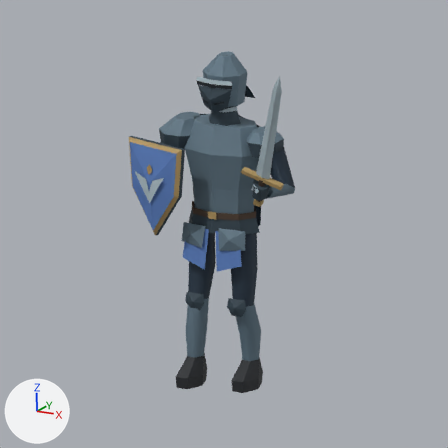
A saved change to the Blender file assets/blender/human-infantry.blend.
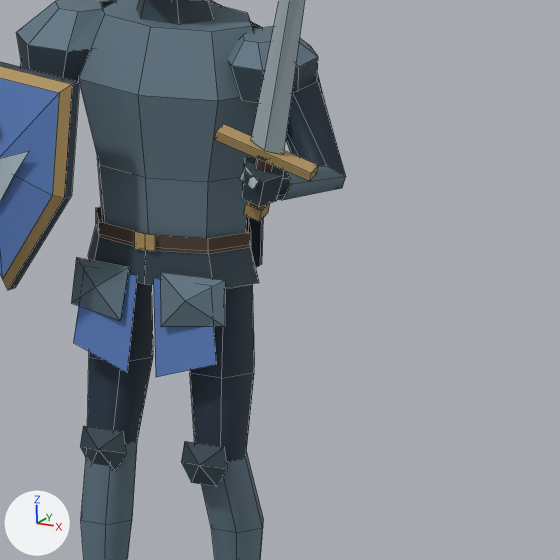
There are two pictures of each version: one from the file's camera 'TLB Study Camera', one close up on the part from 34% to 86% of the width and 26% to 78% of the height. Arrows for +X, +Y and +Z are at lower left; the lights stay in place. The last two pictures show the newer version. The close-ups show mesh edges as thin lines.

Names of what the first close-up shows: 'Refined body', 'Refined legL', 'Refined legR', 'Refined weapon'.
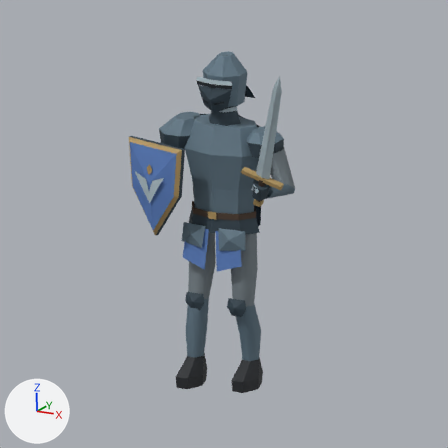
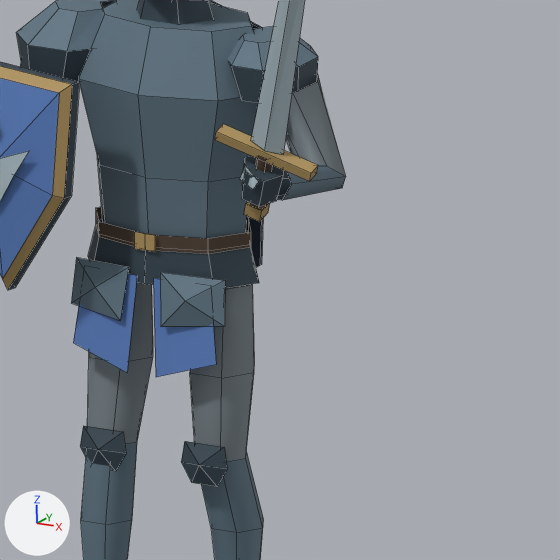
Changed parts and their boxes (x1, y1, x2, y2) in the close-ups (560 x 560 px):
part 1 of me_infantry_legl_005, recoloured (dark blue to grey)
    both: (88, 282, 153, 444)
part 2 of me_infantry_legr_005, recoloured (dark blue to grey)
    both: (190, 284, 255, 462)
part 3 of me_infantry_weapon_005, recoloured (dark blue to grey)
    both: (286, 75, 346, 177)

Patch to the scene script:
```diff
--- a/assets/blender/human-infantry.blend.py
+++ b/assets/blender/human-infantry.blend.py
@@ mat_tlb_infantry_mail @@
+mat_tlb_infantry_mail = principled_material('TLB Infantry mail')
+mat_tlb_infantry_mail.base_color = (0.195, 0.235, 0.258)  # grey #7a858b
+mat_tlb_infantry_mail.metallic = 0.12
+mat_tlb_infantry_mail.roughness = 0.72
@@ me_infantry_legl_005 @@
 me_infantry_legl_005.from_pydata(...)  # 55 vertices, 44 faces; spans x -0.8..0.71, y -1.79..0.58, z -7.58..0.0
 # used by ob_refined_legl; parent = ob_infantry_refined; location = (-1.12, 0.0, 7.8)
+# me_infantry_legl_005 part 1: all 12 faces that had it switch from mat_tlb_infantry_cloth (dark blue #263747) to mat_tlb_infantry_mail (grey #7a858b)
 me_infantry_legl_005.materials.append(mat_tlb_infantry_steel)
@@ me_infantry_legr_005 @@
 me_infantry_legr_005.from_pydata(...)  # 55 vertices, 44 faces; spans x -0.71..0.8, y -1.07..0.87, z -7.58..0.0
 # used by ob_refined_legr; parent = ob_infantry_refined; location = (1.12, 0.0, 7.8)
+# me_infantry_legr_005 part 2: all 12 faces that had it switch from mat_tlb_infantry_cloth (dark blue #263747) to mat_tlb_infantry_mail (grey #7a858b)
 me_infantry_legr_005.materials.append(mat_tlb_infantry_steel)
@@ me_infantry_weapon_005 @@
 me_infantry_weapon_005.from_pydata(...)  # 71 vertices, 47 faces; spans x -0.55..2.49, y -3.94..0.57, z -2.28..4.98
 # used by ob_refined_weapon; parent = ob_infantry_refined; location = (2.65, 0.0, 12.0)
+# me_infantry_weapon_005 part 3: all 6 faces that had it switch from mat_tlb_infantry_cloth (dark blue #263747) to mat_tlb_infantry_mail (grey #7a858b)
 me_infantry_weapon_005.materials.append(mat_tlb_infantry_steel)
```
